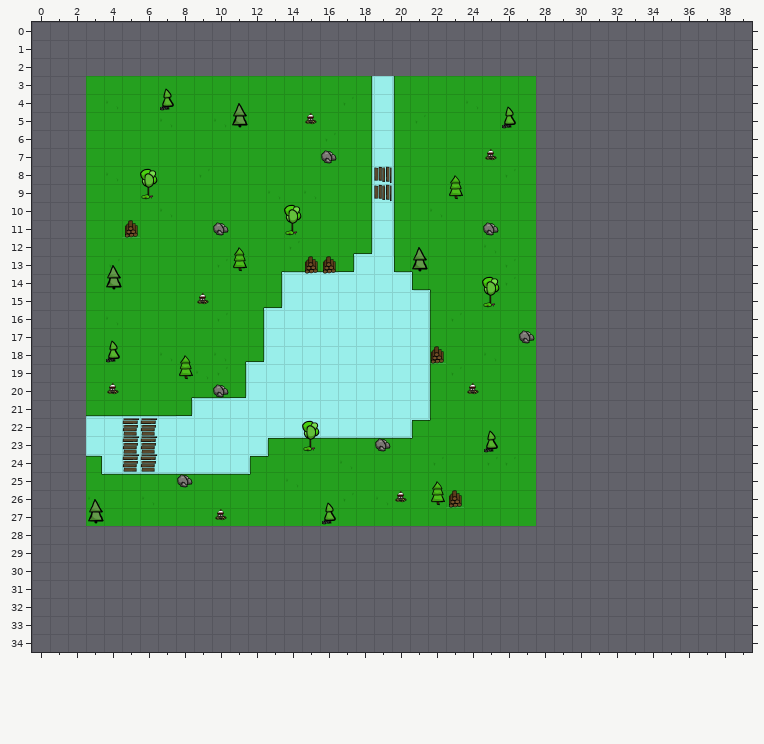
One commit to this Tiled map: SaveTheGoozesSolution/Game/Assets/Tiled_Map/map_test01.tmx. Above: the version before the commit.
Cells are 128x128 px. Shown: x 0..39, y 0..34. The old version is drawn lined up with the new one.
After the commit:
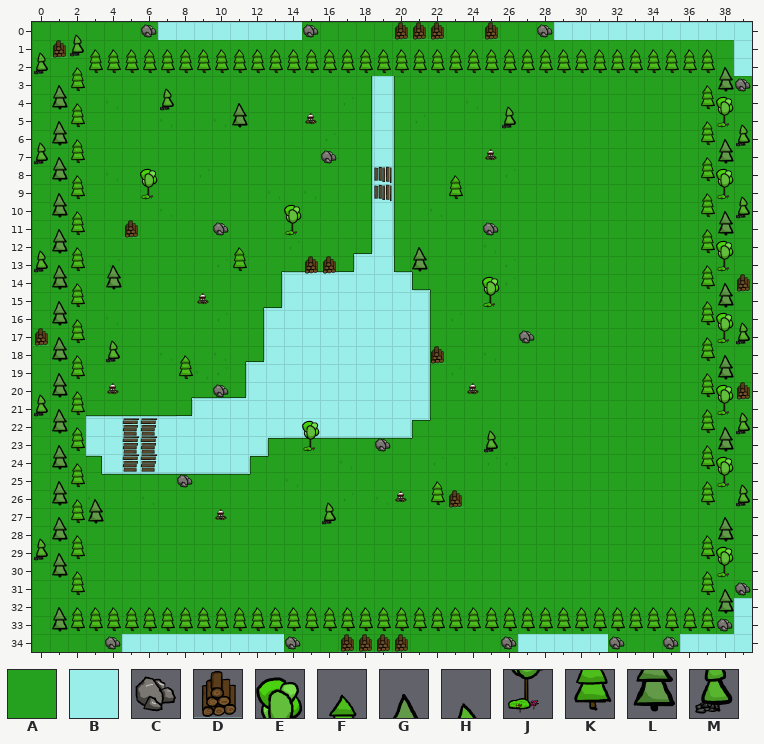
Key: from "Tileset_test01": A 0, B 6, C 8, D 9, E 10, F 11, G 12, H 13, J 15, K 16, L 17, M 18.
_ is an empty cell, . an unchanged one.
Changes in this commit:
map size 25x25 -> 40x35 cells (old content now starts at 3,3; both pictures use the new coordinates)
--- layer "background"
@@ x 0..39 @@
- 0 ________________________________________
- 1 ________________________________________
- 2 ________________________________________
- 3 ___.........................____________
- 4 ___.........................____________
- 5 ___.........................____________
- 6 ___.........................____________
- 7 ___.........................____________
- 8 ___.........................____________
- 9 ___.........................____________
-10 ___.........................____________
-11 ___.........................____________
-12 ___.........................____________
-13 ___.........................____________
-14 ___.........................____________
-15 ___.........................____________
-16 ___.........................____________
-17 ___.........................____________
-18 ___.........................____________
-19 ___.........................____________
-20 ___.........................____________
-21 ___.........................____________
-22 ___.........................____________
-23 ___.........................____________
-24 ___.........................____________
-25 ___.........................____________
-26 ___.........................____________
-27 ___.........................____________
-28 ________________________________________
-29 ________________________________________
-30 ________________________________________
-31 ________________________________________
-32 ________________________________________
-33 ________________________________________
-34 ________________________________________
+ 0 AAAAAAABBBBBBBBAAAAAAAAAAAAAABBBBBBBBBBB
+ 1 AAAAAAAAAAAAAAAAAAAAAAAAAAAAAAAAAAAAAAAB
+ 2 AAAAAAAAAAAAAAAAAAAAAAAAAAAAAAAAAAAAAAAB
+ 3 AAA.........................AAAAAAAAAAAA
+ 4 AAA.........................AAAAAAAAAAAA
+ 5 AAA.........................AAAAAAAAAAAA
+ 6 AAA.........................AAAAAAAAAAAA
+ 7 AAA.........................AAAAAAAAAAAA
+ 8 AAA.........................AAAAAAAAAAAA
+ 9 AAA.........................AAAAAAAAAAAA
+10 AAA.........................AAAAAAAAAAAA
+11 AAA.........................AAAAAAAAAAAA
+12 AAA.........................AAAAAAAAAAAA
+13 AAA.........................AAAAAAAAAAAA
+14 AAA.........................AAAAAAAAAAAA
+15 AAA.........................AAAAAAAAAAAA
+16 AAA.........................AAAAAAAAAAAA
+17 AAA.........................AAAAAAAAAAAA
+18 AAA.........................AAAAAAAAAAAA
+19 AAA.........................AAAAAAAAAAAA
+20 AAA.........................AAAAAAAAAAAA
+21 AAA.........................AAAAAAAAAAAA
+22 AAA.........................AAAAAAAAAAAA
+23 AAA.........................AAAAAAAAAAAA
+24 AAA.........................AAAAAAAAAAAA
+25 AAA.........................AAAAAAAAAAAA
+26 AAA.........................AAAAAAAAAAAA
+27 AAA.........................AAAAAAAAAAAA
+28 AAAAAAAAAAAAAAAAAAAAAAAAAAAAAAAAAAAAAAAA
+29 AAAAAAAAAAAAAAAAAAAAAAAAAAAAAAAAAAAAAAAA
+30 AAAAAAAAAAAAAAAAAAAAAAAAAAAAAAAAAAAAAAAA
+31 AAAAAAAAAAAAAAAAAAAAAAAAAAAAAAAAAAAAAAAA
+32 AAAAAAAAAAAAAAAAAAAAAAAAAAAAAAAAAAAAAAAB
+33 AAAAAAAAAAAAAAAAAAAAAAAAAAAAAAAAAAAAAAAB
+34 AAAAABBBBBBBBBAAAAAAAAAAAAABBBBBAAAABBBB
--- layer "decors"
@@ x 0..39 @@
- 0 .._..._........_....___.._.._...........
- 1 ______________________________________..
- 2 _._____________________________________.
- 3 .__..................................___
- 4 .__..................................__.
- 5 .__..................................___
- 6 ___..................................___
- 7 ___..................................__.
- 8 .__..................................__.
- 9 .__..................................___
-10 .__..................................___
-11 .__..................................__.
-12 ___..................................__.
-13 ___..................................__.
-14 .__..................................___
-15 .__..................................__.
-16 .__..................................___
-17 ___..................................___
-18 .__..................................__.
-19 .__..................................__.
-20 ___..................................___
-21 ___..................................___
-22 .__..................................___
-23 .__..................................__.
-24 .__..................................__.
-25 .__..................................___
-26 .__.................................._._
-27 .__..................................._.
-28 ___..................................__.
-29 ___..................................__.
-30 .__..................................__.
-31 .._..................................___
-32 .______________________________________.
-33 .______________________________________.
-34 ...._........._..____....._....._.._....
+ 0 ..H...C........C....DDD..D..C...........
+ 1 HDMFFFFFFFFFFFFFFFFFFFFFFFFFFFFFFFFFFF..
+ 2 M.FKKKKKKKKKKKKKKKKKKKKKKKKKKKKKKKKKKKG.
+ 3 .GK..................................FLC
+ 4 .LF..................................KE.
+ 5 .GK..................................FJH
+ 6 HLF..................................KGM
+ 7 MGK..................................FL.
+ 8 .LF..................................KE.
+ 9 .GK..................................FJH
+10 .LF..................................KGM
+11 .GK..................................FL.
+12 HLF..................................KE.
+13 MGK..................................FJ.
+14 .LF..................................KGD
+15 .GK..................................FL.
+16 .LF..................................KEH
+17 DGK..................................FJM
+18 .LF..................................KG.
+19 .GK..................................FL.
+20 HLF..................................KED
+21 MGK..................................FJH
+22 .LF..................................KGM
+23 .GK..................................FL.
+24 .LF..................................KE.
+25 .GK..................................FJH
+26 .LF..................................K.M
+27 .GK...................................G.
+28 HLF..................................FL.
+29 MGK..................................KE.
+30 .LF..................................FJ.
+31 ..K..................................KGC
+32 .GFFFFFFFFFFFFFFFFFFFFFFFFFFFFFFFFFFFFL.
+33 .LKKKKKKKKKKKKKKKKKKKKKKKKKKKKKKKKKKKKC.
+34 ....C.........C..DDDD.....C.....C..C....
Changed places in both pictures, as pixel boxes (x1, y1, x2, y2):
added: (32, 22, 752, 652)
